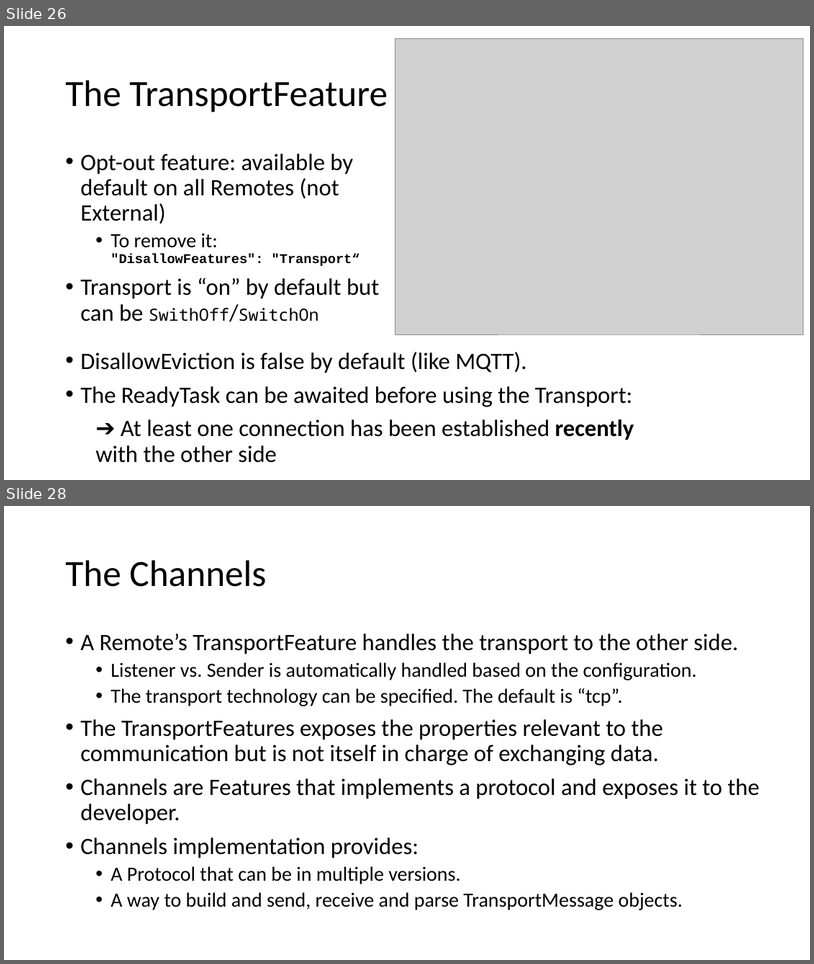
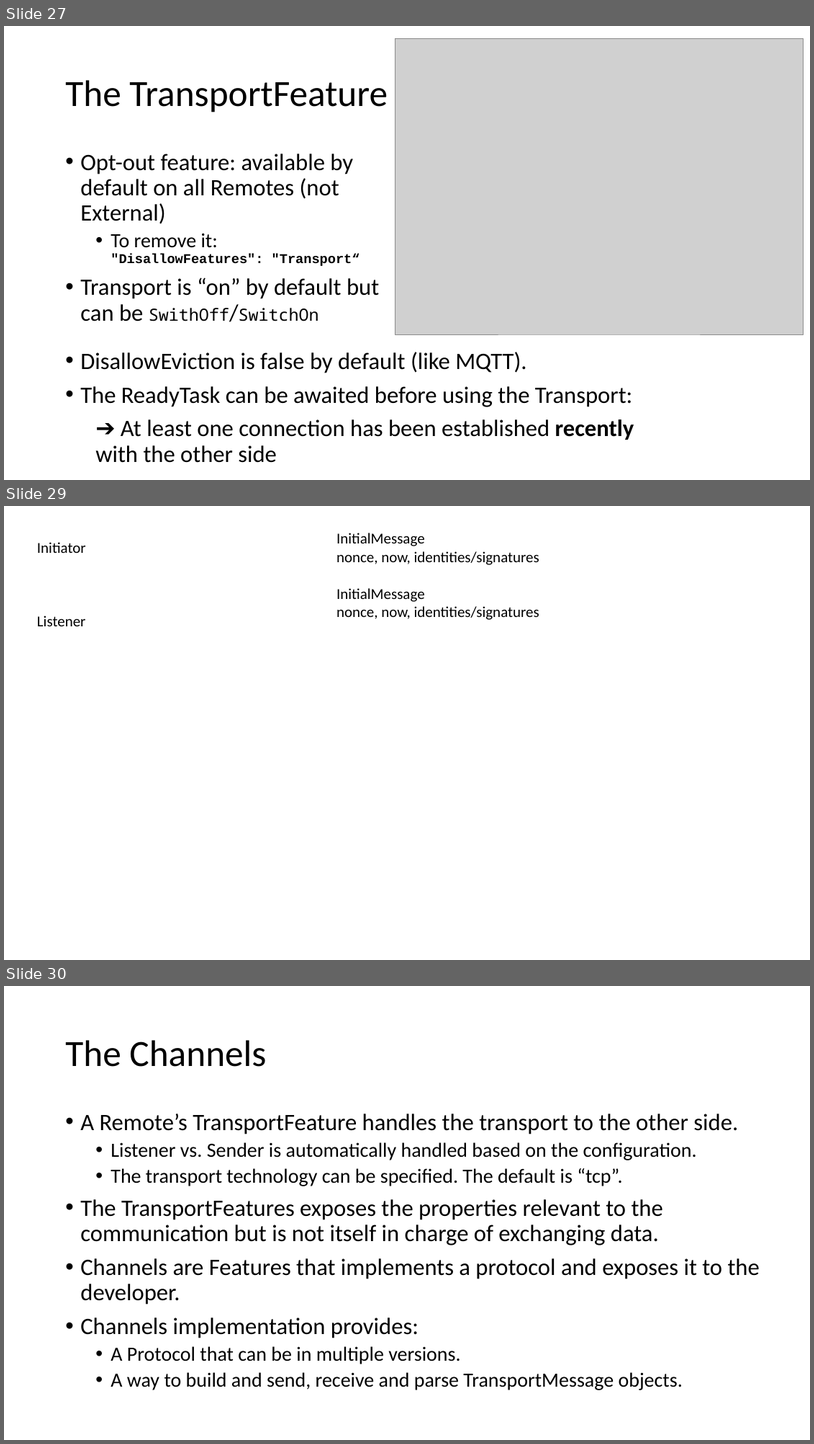
Before and after one commit to signature-opensource/CK-AppIdentity-Transport, a slide deck: Doc/CK-AppIdentity.pptx. Shown one above the other, each under a label of ours: slides 26 and 28 before the commit, slides 27, 29 and 30 after it; the slides between them are not shown. The pictures are 814x964 and 814x1444 pixels, drawn with LibreOffice and Linux fonts; fonts in the diff are those of the drawing; grey boxes stand for pictures. Boxes give left, top, right and bottom in pixels: in the first picture for what was removed or moved away, otherwise in the second. Text is boxed around its words. In the diff, an @@ line names an element or a change of style, - is before the commit and + after.

Commit message:
WIP. MaxClockOffset and PeeringIssues.
The "Magic Nonce" idea is not dismissed: it will be possible
to support this later since this does not change the protocol:
the only change is in the fact that the Initiator will use a
Magic Nonce instead of a Nonce and that the Listener will
trust it blindly if configured. AutoTrustKey can be used for this:
if not "Never"/"Once"/"Always" then it can be a OTP string from
which a 64 bits nonce is derived.

```diff
--- a/Doc/CK-AppIdentity.pptx
+++ b/Doc/CK-AppIdentity.pptx
@@ slide 29 added at bbox=[4, 506, 810, 960], background #FFFFFF @@
@@ text added at bbox=[37, 542, 86, 553], 18 pt, text #000000 @@
+Initiator
@@ text added at bbox=[337, 533, 540, 565], 18 pt, text #000000 @@
+InitialMessage
+nonce, now, identities/signatures
@@ text added at bbox=[337, 588, 540, 620], 18 pt, text #000000 @@
+InitialMessage
+nonce, now, identities/signatures
@@ text added at bbox=[37, 615, 86, 626], 18 pt, text #000000 @@
+Listener
@@ what was slide 26 is now slide 27 @@
@@ what was slide 28 is now slide 30 @@
```
Also in this commit, not shown: 1 other slide added, 9 other files.
